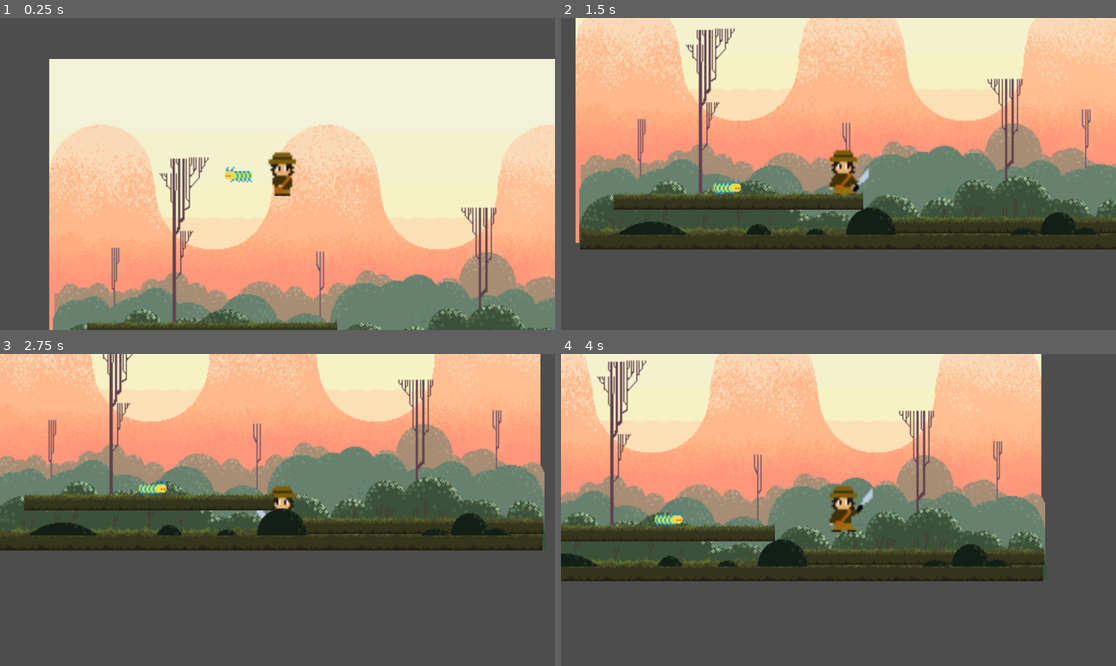
Above: before the commit, frames 1-4 (two rows, left to right).
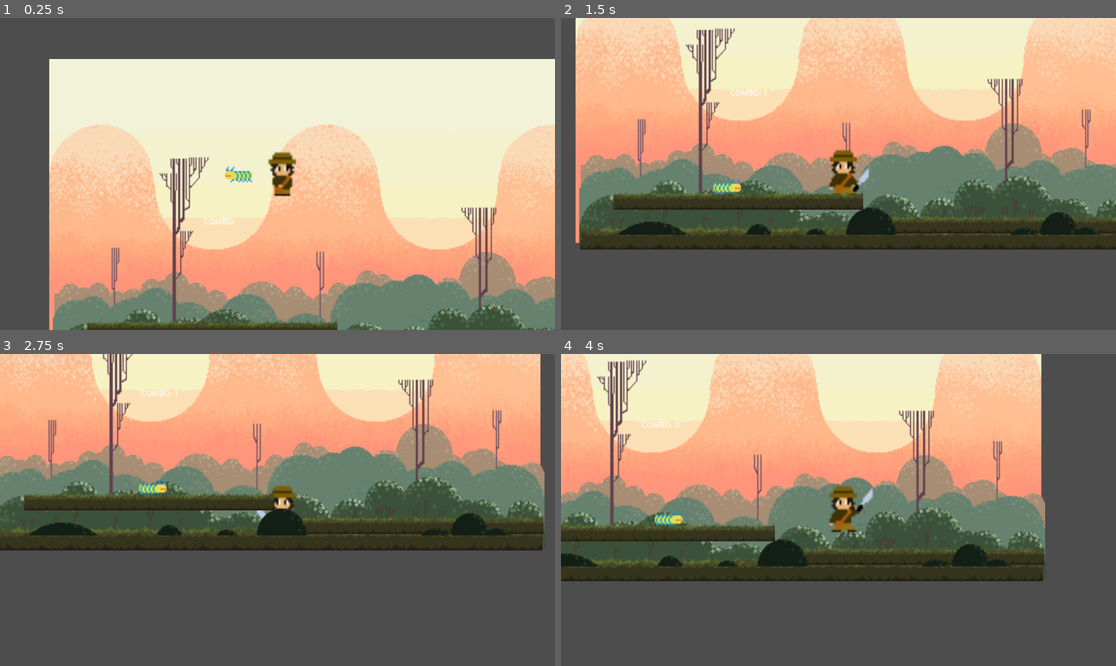
Above: after the commit, the same moments.

Repository: ako3131/traj-flower-frenzy
Game: Godot game, scene res://scene/main.tscn
Two runs of this game, one before a commit and one after it. Both use one fixed random seed, a clock stepped at 60 frames per second and the inputs below.
Inputs:
- Up to frame 1 (0.25 s): no input
- Up to frame 2 (1.5 s): hold D (right) from 0.53 s (still down); tap J (attack) at 0.6, 1.35 s; tap Space (jump) at 0.77 s
- Up to frame 3 (2.75 s): tap Space (jump) at 1.52 s; release D (right) at 2.03 s; hold A (left) from 2.03 s (still down); hold Shift (sprint) from 2.03 s (still down); tap J (attack) at 2.3 s
- Up to frame 4 (4 s): release A (left) at 2.78 s; release Shift (sprint) at 2.78 s; hold D (right) from 2.78 s (still down); tap J (attack) at 2.85, 3.6 s; tap Space (jump) at 3.02, 3.77 s

The runs differ from the first frame. In frame 1, less than 0.1% of the frame differs, in the area x 36-43%, y 64-67%; in frame 2, less than 0.1%, in the area x 30-38%, y 22-25%; in frame 3, less than 0.1%; in frame 4, less than 0.1%.

Commit message:
Created hitbox and weapon as well as the combo counter

Diff:
--- a/Flower-Frenzy-main/bug_monster.gd
+++ b/Flower-Frenzy-main/bug_monster.gd
@@ -4,7 +4,7 @@
 var player_position
 var target_position
 @onready var player = get_parent().get_node("coco")
-
+@export var health = 10
 func _physics_process(delta: float) -> void:
 	if not is_on_floor():
 		velocity += get_gravity() * delta
@@ -22,4 +22,10 @@
 			$AnimatedSprite2D.animation = "still"
 
 	$AnimatedSprite2D.play()
+
 	move_and_slide()
+
+func take_damage():
+	health -= 1
+	if health <= 0:
+		queue_free()
--- a/Flower-Frenzy-main/coco.gd
+++ b/Flower-Frenzy-main/coco.gd
@@ -11,7 +11,12 @@
 @export var knock_back_strength = 100
 
 var is_attacking = false
-var enemy_in_range = false
+#Removed the in_are boolean
+#Hit counter variables
+var hit_count: int = 0
+
+var missed_swings: int = 0
+
 
 func _physics_process(delta: float) -> void:
 	# Add the gravity.
@@ -30,9 +35,23 @@
 		is_attacking = true
 		$AnimatedSprite2D.animation = "attack"
 		$AnimatedSprite2D.play()
-		if enemy_in_range:
-			deal_damage()
+		# Enable hitbox for attack
+		$AttackArea.monitoring = true
+
+		# Check if attack hits an enemy
+		var hit_registered = deal_damage()
+
+		if hit_registered:
+			hit_count += 1
+			missed_swings = 0  # Reset missed count
+		else:
+			missed_swings += 1
+			if missed_swings >= 3:
+				hit_count = 0  # Reset hit count after 3 missed swings
+
+		update_hit_display()  # Update UI
 		return  # Prevent other animations from playing during attack
+
 
 	# Handle movement only if not attacking
 	if not is_attacking:
@@ -71,19 +90,31 @@
 		else:
 			$AnimatedSprite2D.animation = "walk"
 
-func _on_area_2d_body_entered(body: Node2D) -> void:
-	if body.is_in_group("enemy"):
-		enemy_in_range = true
+#func _on_area_2d_body_entered(body: Node2D) -> void:
+	#if body.is_in_group("enemy"):
+		#enemy_in_range = true
 
-func _on_area_2d_body_exited(body: Node2D) -> void:
-	if body.is_in_group("enemy"):
-		enemy_in_range = false
+#func _on_area_2d_body_exited(body: Node2D) -> void:
+	#if body.is_in_group("enemy"):
+		#enemy_in_range = false
 
-func deal_damage() -> void:
+func deal_damage() -> bool:
+	var hit_registered = false
 	var bodies = $Area2D.get_overlapping_bodies()
 	for body in bodies:
 		if body.is_in_group("enemy"):
 			# Only change x direction
+			hit_registered = true
+			body.take_damage()
 			var knock_back_direction = Vector2(body.global_position.x - global_position.x, 0).normalized()
 			var knock_back = knock_back_direction * knock_back_strength
 			body.global_position += knock_back
+	update_hit_display()
+	return hit_registered
+
+func update_hit_display():
+	var hit_display = get_node_or_null("/root/main/Combo")
+	if hit_display:
+		hit_display.text = "COMBO: " + str(hit_count)
+	else:
+		print("Error: NO COMBO found")
--- a/Flower-Frenzy-main/coco.tscn
+++ b/Flower-Frenzy-main/coco.tscn
@@ -119,6 +119,9 @@
 [sub_resource type="CircleShape2D" id="CircleShape2D_vuavu"]
 radius = 70.0
 
+[sub_resource type="RectangleShape2D" id="RectangleShape2D_fpfpj"]
+size = Vector2(38.271, 14.7163)
+
 [node name="coco" type="CharacterBody2D"]
 script = ExtResource("1_l0cam")
 
@@ -126,7 +129,7 @@
 position = Vector2(6.10352e-05, -11)
 scale = Vector2(4.0625, 4.77083)
 sprite_frames = SubResource("SpriteFrames_oq0jm")
-animation = &"still"
+animation = &"attack"
 
 [node name="CollisionShape2D" type="CollisionShape2D" parent="."]
 position = Vector2(1, -2)
@@ -137,6 +140,14 @@
 [node name="CollisionShape2D" type="CollisionShape2D" parent="Area2D"]
 shape = SubResource("CircleShape2D_vuavu")
 
+[node name="AttackArea" type="Area2D" parent="."]
+monitoring = false
+
+[node name="CollisionShape2D" type="CollisionShape2D" parent="AttackArea"]
+position = Vector2(44.2793, 4.85039)
+rotation = -0.975068
+shape = SubResource("RectangleShape2D_fpfpj")
+
 [connection signal="animation_finished" from="AnimatedSprite2D" to="." method="_on_animated_sprite_2d_animation_finished"]
 [connection signal="body_entered" from="Area2D" to="." method="_on_area_2d_body_entered"]
 [connection signal="body_exited" from="Area2D" to="." method="_on_area_2d_body_exited"]
--- a/Flower-Frenzy-main/scene/main.tscn
+++ b/Flower-Frenzy-main/scene/main.tscn
@@ -79,3 +79,10 @@
 position = Vector2(320, 27)
 collision_layer = 3
 collision_mask = 3
+
+[node name="Combo" type="Label" parent="."]
+offset_left = 316.0
+offset_top = 307.0
+offset_right = 398.0
+offset_bottom = 333.0
+text = "COMBO: "
Not shown: 1 places in Flower-Frenzy-main/coco.tscn that only renumber resources
Not shown: 1 places in Flower-Frenzy-main/scene/main.tscn that only renumber resources
Not shown, added: .DS_Store
